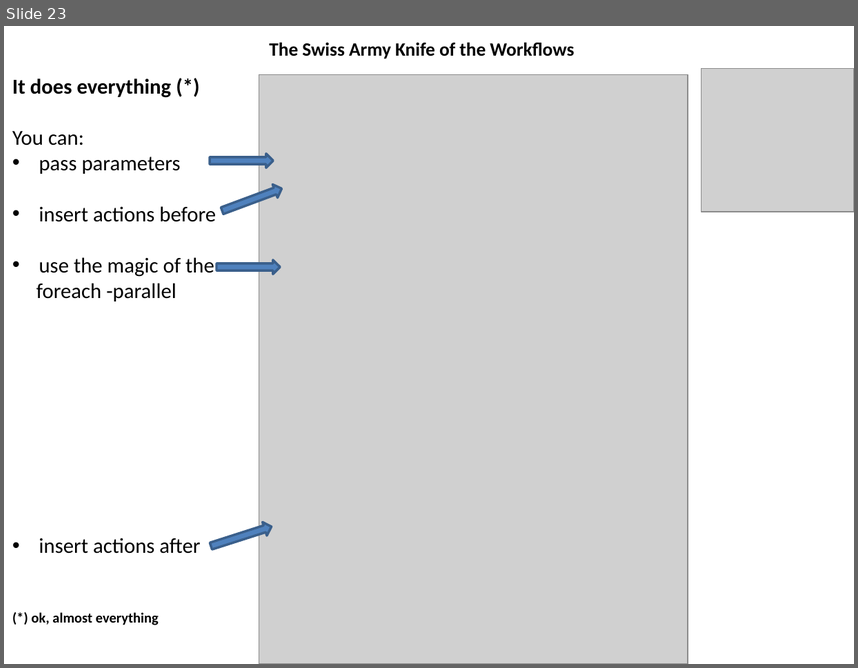
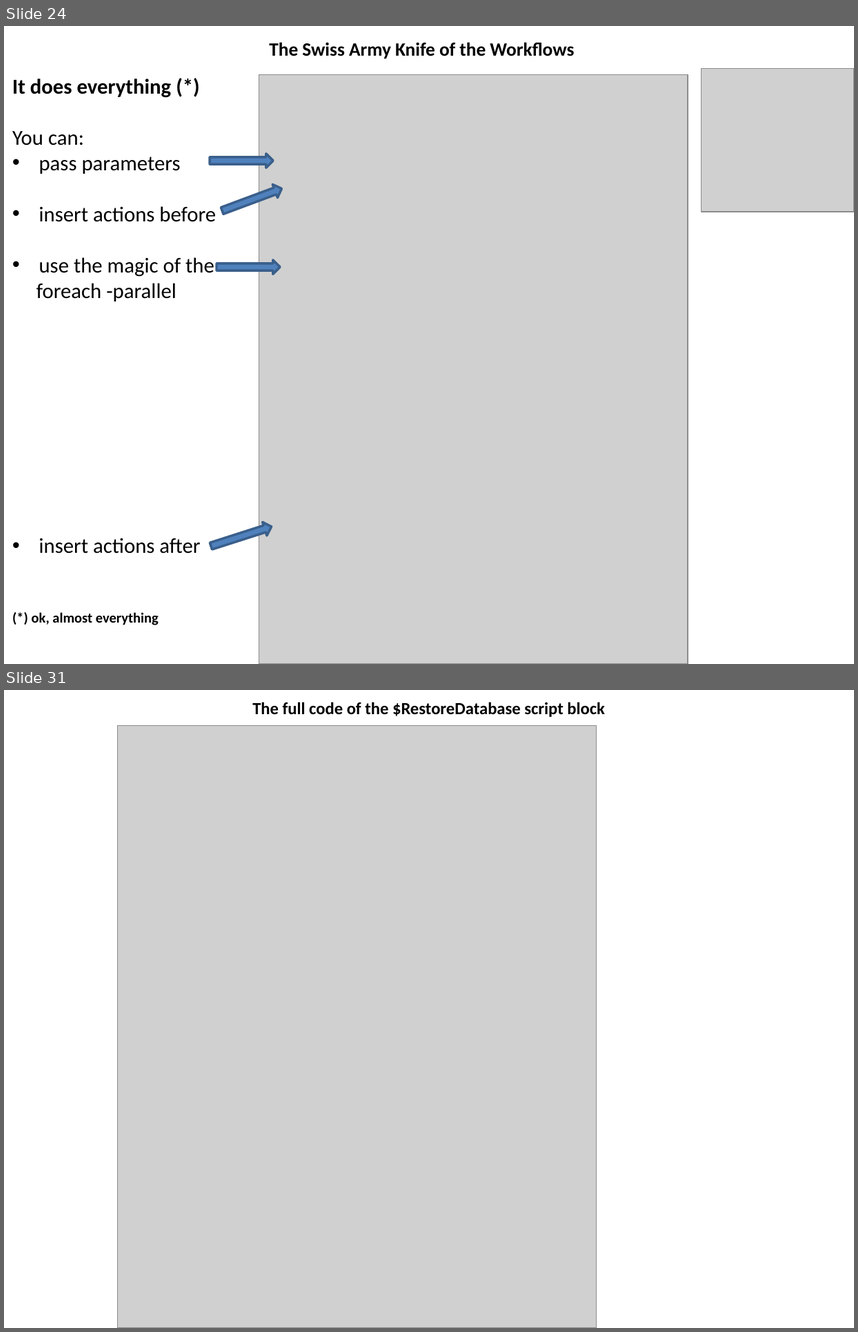
Before and after one commit to wildgrok/PowerShell, a slide deck: PowerShell From The Trenches - Workflows.pptx. Shown one above the other, each under a label of ours: slide 23 before the commit, slides 24 and 31 after it; the slides between them are not shown. The pictures are 858x668 and 858x1332 pixels, drawn with LibreOffice and Linux fonts; fonts in the diff are those of the drawing; grey boxes stand for pictures. Boxes give left, top, right and bottom in pixels: in the first picture for what was removed or moved away, otherwise in the second. Text is boxed around its words. In the diff, an @@ line names an element or a change of style, - is before the commit and + after.

```diff
--- a/PowerShell From The Trenches - Workflows.pptx
+++ b/PowerShell From The Trenches - Workflows.pptx
@@ slide 31 added at (4, 690, 854, 1328), background #FFFFFF @@
@@ title added at (252, 702, 605, 717), 14.4 pt, text #000000, bold @@
+The full code of the $RestoreDatabase script block
@@ picture added at (117, 726, 597, 1328) @@
@@ what was slide 23 is now slide 24 @@
```
Also in this commit, not shown: 20 slides changed, 20 other slides added, 2 slides removed.
